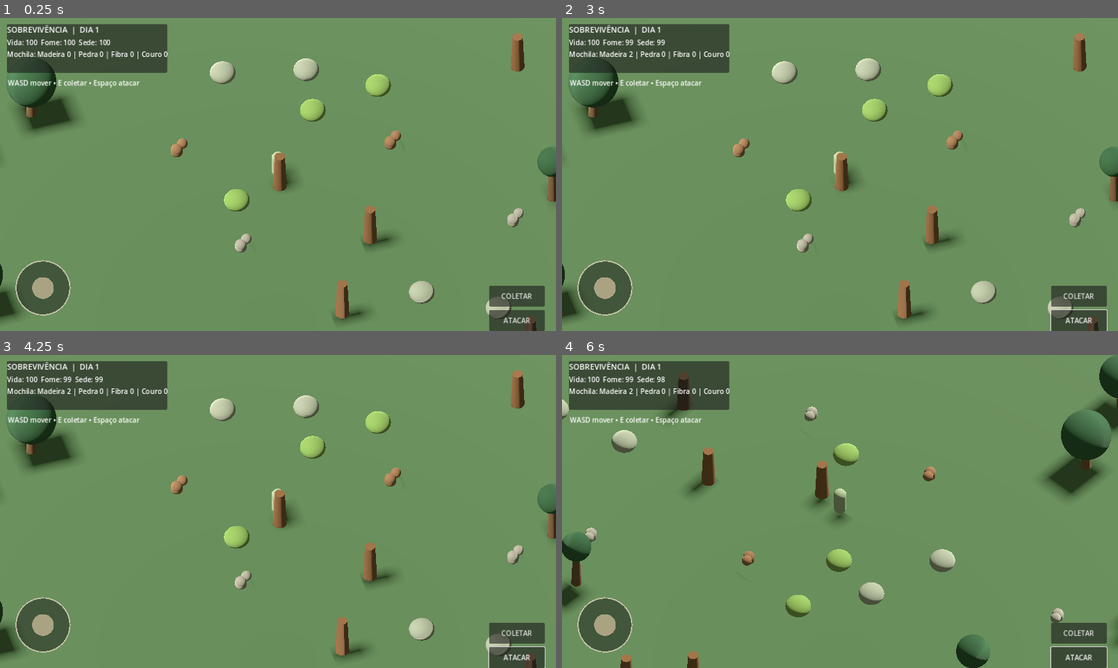
Above: before the commit, frames 1-4 (two rows, left to right).
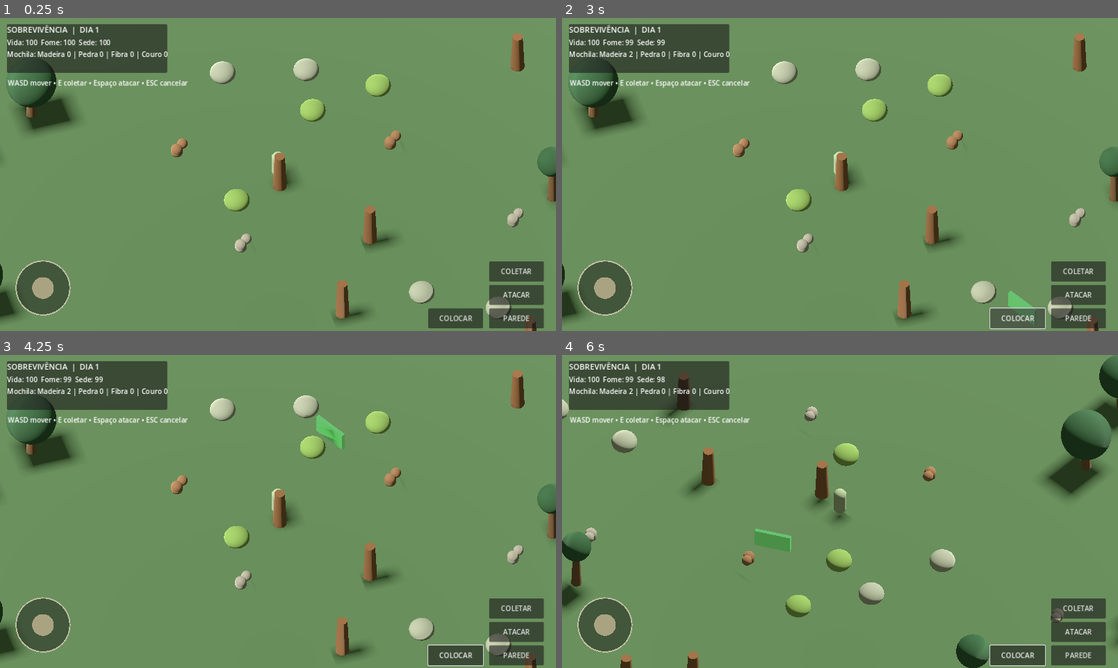
Above: after the commit, the same moments.

Repository: vanessaarcelino13-blip/Jogo-sobreviv-ncia-
Game: Godot game, scene res://scenes/wilderness_3d.tscn
The game is run twice, just before and just after one commit, with the same random seed, the same clock (stepped at 60 frames per second) and the same inputs. This scene is started directly instead of the project's main scene.
Inputs (mouse positions are in pixels of both pictures, inside the frame that each line leads up to):
- Up to frame 1 (0.25 s): no input
- Up to frame 2 (3 s): click "COLETAR" at 0.5 s; click "ATACAR" at 1.25 s; click (1079, 318) at 2 s, where only the run after the commit has a clickable "PAREDE"; click (1017, 318) at 2.75 s, where only the run after the commit has a clickable "COLOCAR"
- Up to frame 3 (4.25 s): tap Enter at 3.5 s; drag from (44, 624) to (333, 442) at 3.52 s
- Up to frame 4 (6 s): tap Space (attack) at 4.25, 5.3 s; drag from (728, 527) to (812, 574) at 4.27 s; tap Enter at 5 s; move the mouse to (895, 442) at 5.02 s; hold D (move_right) 5.03-5.75 s; hold Q (defend) 5.03-5.75 s; drag from (812, 574) to (673, 464) at 5.77 s

The runs differ from the first frame. In frame 1, 1.8% of the frame differs, in the area x 25-98%, y 19-100%; in frame 2, 2.0%; in frame 3, 2.2%; in frame 4, 2.2%, in the area x 25-99%, y 19-100%.
Error after the commit: Invalid call. Nonexistent function 'get_rid' in base 'MeshInstance3D'. (res://scripts/build_system_3d.gd:98)

Commit message:
Adiciona malha de navegação e interface de construção 3D

Diff:
--- a/scripts/world_3d.gd
+++ b/scripts/world_3d.gd
@@ -4,19 +4,23 @@
 const ANIMAL_SCRIPT = preload("res://scripts/wild_animal_3d.gd")
 const RESOURCE_SCRIPT = preload("res://scripts/resource_node_3d.gd")
 const JOYSTICK_SCRIPT = preload("res://scripts/virtual_joystick.gd")
+const BUILD_SCRIPT = preload("res://scripts/build_system_3d.gd")
 
 var player: CharacterBody3D
+var build_manager: Node3D
 var stats_label: Label
 var inventory_label: Label
-var message_label: Label
 var survival_tick := 0.0
+var navigation_region: NavigationRegion3D
 
 func _ready() -> void:
 	randomize()
 	_build_environment()
+	_bake_navigation()
 	_spawn_player()
 	_spawn_resources()
 	_spawn_animals()
+	_spawn_build_manager()
 	_build_hud()
 	if has_node("/root/GameManager"):
 		GameManager.stats_changed.connect(_refresh_hud)
@@ -52,6 +56,20 @@
 	sun.light_energy = 1.2
 	sun.shadow_enabled = true
 	add_child(sun)
+
+	navigation_region = NavigationRegion3D.new()
+	navigation_region.name = "NavigationRegion3D"
+	var nav_mesh := NavigationMesh.new()
+	nav_mesh.agent_radius = 0.45
+	nav_mesh.agent_height = 1.5
+	nav_mesh.cell_size = 0.25
+	nav_mesh.cell_height = 0.2
+	nav_mesh.geometry_parsed_geometry_type = NavigationMesh.PARSED_GEOMETRY_STATIC_COLLIDERS
+	nav_mesh.geometry_source_geometry_mode = NavigationMesh.SOURCE_GEOMETRY_ROOT_NODE_CHILDREN
+	nav_mesh.filter_baking_aabb = AABB(Vector3(-50.0, -2.0, -50.0), Vector3(100.0, 8.0, 100.0))
+	navigation_region.navigation_mesh = nav_mesh
+	add_child(navigation_region)
+
 	var ground := MeshInstance3D.new()
 	var plane := PlaneMesh.new()
 	plane.size = Vector2(100.0, 100.0)
@@ -64,14 +82,18 @@
 	add_child(ground)
 	var ground_body := StaticBody3D.new()
 	var ground_collision := CollisionShape3D.new()
-	var box := BoxShape3D.new()
-	box.size = Vector3(100.0, 0.2, 100.0)
-	ground_collision.shape = box
+	var ground_box := BoxShape3D.new()
+	ground_box.size = Vector3(100.0, 0.2, 100.0)
+	ground_collision.shape = ground_box
 	ground_collision.position.y = -0.1
 	ground_body.add_child(ground_collision)
 	add_child(ground_body)
+
 	for i in range(55):
-		var tree := Node3D.new()
+		var tree := StaticBody3D.new()
+		tree.name = "TreeObstacle_%02d" % i
+		tree.collision_layer = 2
+		tree.collision_mask = 1
 		var trunk_node := MeshInstance3D.new()
 		var trunk := CylinderMesh.new()
 		trunk.top_radius = 0.18
@@ -83,6 +105,13 @@
 		trunk_node.material_override = trunk_material
 		trunk_node.position.y = trunk.height * 0.5
 		tree.add_child(trunk_node)
+		var trunk_collision := CollisionShape3D.new()
+		var trunk_shape := CylinderShape3D.new()
+		trunk_shape.radius = 0.32
+		trunk_shape.height = trunk.height
+		trunk_collision.shape = trunk_shape
+		trunk_collision.position.y = trunk.height * 0.5
+		tree.add_child(trunk_collision)
 		var crown := MeshInstance3D.new()
 		var crown_mesh := SphereMesh.new()
 		crown_mesh.radius = randf_range(0.8, 1.4)
@@ -95,6 +124,11 @@
 		tree.add_child(crown)
 		tree.position = Vector3(randf_range(-45.0, 45.0), 0.0, randf_range(-45.0, 45.0))
 		add_child(tree)
+
+func _bake_navigation() -> void:
+	if navigation_region and navigation_region.navigation_mesh:
+		navigation_region.bake_navigation_mesh()
+		print("Navegação do ambiente preparada.")
 
 func _spawn_player() -> void:
 	player = CharacterBody3D.new()
@@ -142,12 +176,18 @@
 		animal.position = Vector3(randf_range(-22.0, 22.0), 0.0, randf_range(-22.0, 22.0))
 		add_child(animal)
 
+func _spawn_build_manager() -> void:
+	build_manager = Node3D.new()
+	build_manager.name = "BuildManager"
+	build_manager.set_script(BUILD_SCRIPT)
+	add_child(build_manager)
+
 func _build_hud() -> void:
 	var layer := CanvasLayer.new()
 	add_child(layer)
 	var panel := PanelContainer.new()
 	panel.position = Vector2(16.0, 14.0)
-	panel.custom_minimum_size = Vector2(330.0, 112.0)
+	panel.custom_minimum_size = Vector2(350.0, 112.0)
 	layer.add_child(panel)
 	var column := VBoxContainer.new()
 	panel.add_child(column)
@@ -159,10 +199,11 @@
 	column.add_child(stats_label)
 	inventory_label = Label.new()
 	column.add_child(inventory_label)
-	message_label = Label.new()
-	message_label.text = "WASD mover • E coletar • Espaço atacar"
-	message_label.position = Vector2(18.0, 138.0)
-	layer.add_child(message_label)
+	var help := Label.new()
+	help.text = "WASD mover • E coletar • Espaço atacar • ESC cancelar"
+	help.position = Vector2(18.0, 138.0)
+	layer.add_child(help)
+
 	var joystick = JOYSTICK_SCRIPT.new()
 	joystick.position = Vector2(24.0, -174.0)
 	joystick.anchor_top = 1.0
@@ -170,34 +211,31 @@
 	joystick.size = Vector2(150.0, 150.0)
 	joystick.vector_changed.connect(player.set_touch_input)
 	layer.add_child(joystick)
-	var collect_button := Button.new()
-	collect_button.text = "COLETAR"
-	collect_button.position = Vector2(-154.0, -104.0)
-	collect_button.anchor_left = 1.0
-	collect_button.anchor_right = 1.0
-	collect_button.anchor_top = 1.0
-	collect_button.anchor_bottom = 1.0
-	collect_button.size = Vector2(128.0, 48.0)
-	collect_button.pressed.connect(player.collect_nearest_resource)
-	layer.add_child(collect_button)
-	var attack_button := Button.new()
-	attack_button.text = "ATACAR"
-	attack_button.position = Vector2(-154.0, -48.0)
-	attack_button.anchor_left = 1.0
-	attack_button.anchor_right = 1.0
-	attack_button.anchor_top = 1.0
-	attack_button.anchor_bottom = 1.0
-	attack_button.size = Vector2(128.0, 48.0)
-	attack_button.pressed.connect(player.attack_nearest_animal)
-	layer.add_child(attack_button)
+
+	_add_action_button(layer, "COLETAR", Vector2(-154.0, -160.0), player.collect_nearest_resource)
+	_add_action_button(layer, "ATACAR", Vector2(-154.0, -106.0), player.attack_nearest_animal)
+	_add_action_button(layer, "PAREDE", Vector2(-154.0, -52.0), func(): build_manager.start_building("wall"))
+	_add_action_button(layer, "BASE", Vector2(-154.0, 2.0), func(): build_manager.start_building("foundation"))
+	_add_action_button(layer, "COLOCAR", Vector2(-294.0, -52.0), build_manager.place_from_player)
+
+func _add_action_button(layer: CanvasLayer, button_text: String, button_position: Vector2, callback: Callable) -> void:
+	var button := Button.new()
+	button.text = button_text
+	button.position = button_position
+	button.anchor_left = 1.0
+	button.anchor_right = 1.0
+	button.anchor_top = 1.0
+	button.anchor_bottom = 1.0
+	button.size = Vector2(126.0, 46.0)
+	button.pressed.connect(callback)
+	layer.add_child(button)
 
 func _refresh_hud() -> void:
 	if not is_instance_valid(stats_label) or not has_node("/root/GameManager"):
 		return
 	stats_label.text = "Vida: %d  Fome: %d  Sede: %d" % [roundi(GameManager.health), roundi(GameManager.hunger), roundi(GameManager.thirst)]
 	var contents := GameManager.get_inventory_contents()
-	var wood := int(contents.get("wood", 0))
-	var stone := int(contents.get("stone", 0))
-	var fiber := int(contents.get("fiber", 0))
-	var hide := int(contents.get("hide", 0))
-	inventory_label.text = "Mochila: Madeira %d | Pedra %d | Fibra %d | Couro %d" % [wood, stone, fiber, hide]
+	inventory_label.text = "Mochila: Madeira %d | Pedra %d | Fibra %d | Couro %d" % [
+		int(contents.get("wood", 0)), int(contents.get("stone", 0)),
+		int(contents.get("fiber", 0)), int(contents.get("hide", 0))
+	]
